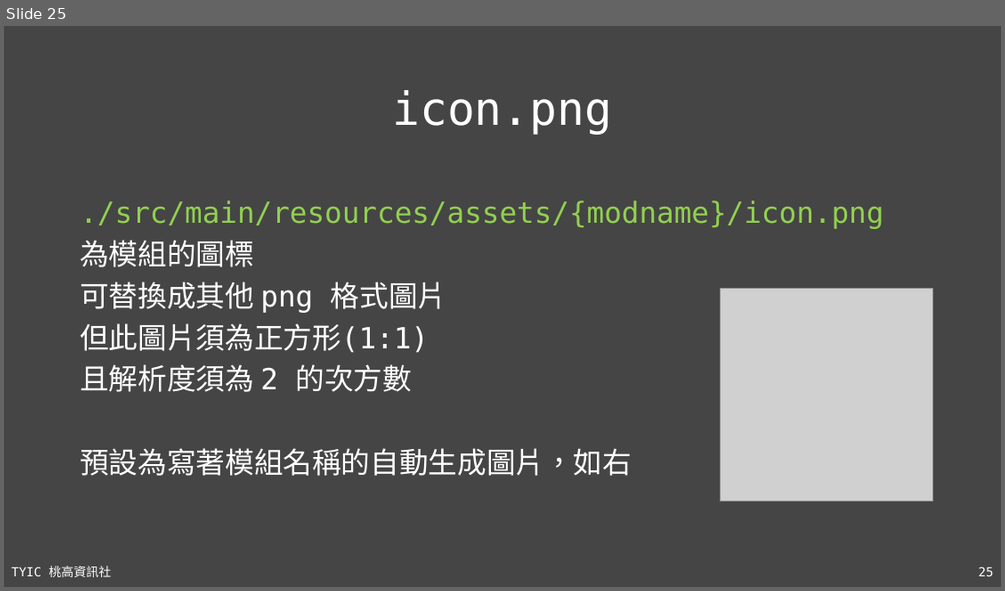
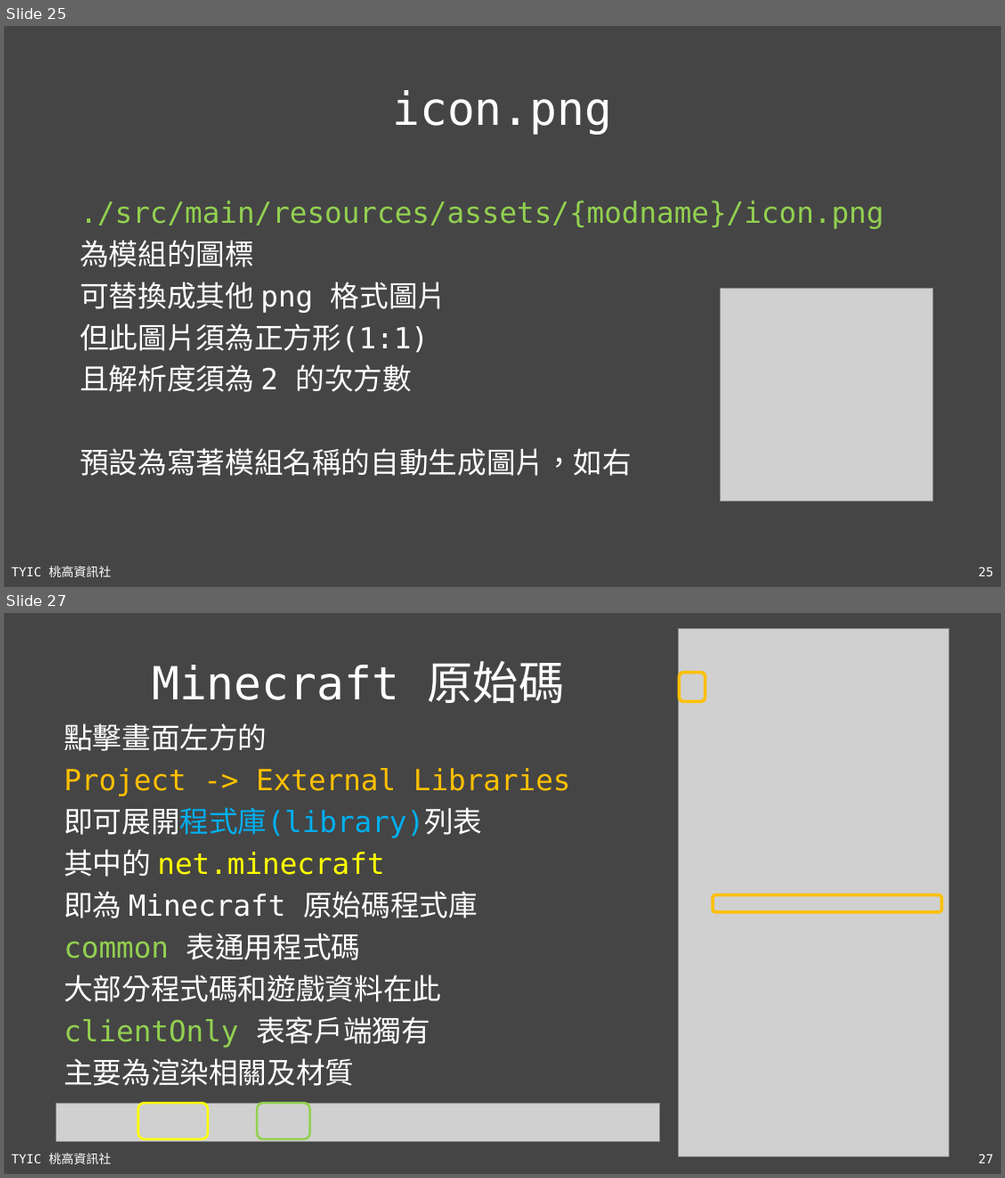
Before and after one commit to TYSHIC/slides, a slide deck: ppt/50_Java 專案：前置作業.pptx. Shown one above the other, each under a label of ours: slide 25 before the commit, slides 25 and 27 after it; the slides between them are not shown. The pictures are 1005x591 and 1005x1178 pixels, drawn with LibreOffice and Linux fonts; fonts in the diff are those of the drawing; grey boxes stand for pictures. Boxes give left, top, right and bottom in pixels: in the first picture for what was removed or moved away, otherwise in the second. Text is boxed around its words. In the diff, an @@ line names an element or a change of style, - is before the commit and + after.

Commit message:
feat: project - item

```diff
--- a/ppt/50_Java 專案：前置作業.pptx
+++ b/ppt/50_Java 專案：前置作業.pptx
@@ slide 27 added at (4, 613, 1001, 1174), background #454545; not listed: 2 template elements that a slide beside it also shows @@
@@ picture added at (679, 629, 949, 1156) @@
@@ title added at (152, 661, 564, 703), 44 pt, text #FFFFFF @@
+Minecraft 原始碼
@@ rounded rectangle added at (680, 672, 705, 701), outline #FFC000 3 pt @@
@@ text added at (64, 723, 571, 1086), 28 pt, text #FFFFFF @@
+點擊畫面左方的
+Project -> External Libraries
+即可展開程式庫(library)列表
+其中的 net.minecraft
+即為 Minecraft 原始碼程式庫
+common 表通用程式碼
+大部分程式碼和遊戲資料在此
+clientOnly 表客戶端獨有
+主要為渲染相關及材質
@@ rounded rectangle added at (713, 895, 942, 912), outline #FFC000 3 pt @@
@@ picture added at (57, 1103, 660, 1142) @@
@@ rounded rectangle added at (138, 1103, 208, 1140), outline #FFFF00 2.25 pt @@
@@ rounded rectangle added at (257, 1103, 310, 1140), outline #92D050 2.25 pt @@
```
Also in this commit, not shown: 1 slide changed, 4 other slides added, 3 other files.
